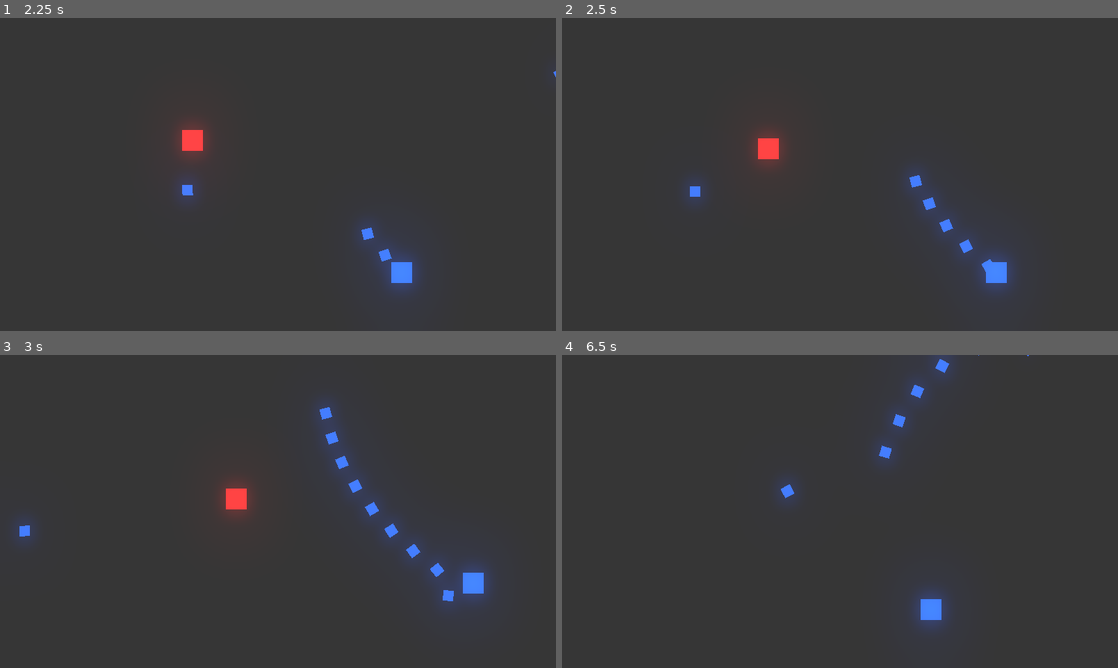
Above: before the commit, frames 1-4 (two rows, left to right).
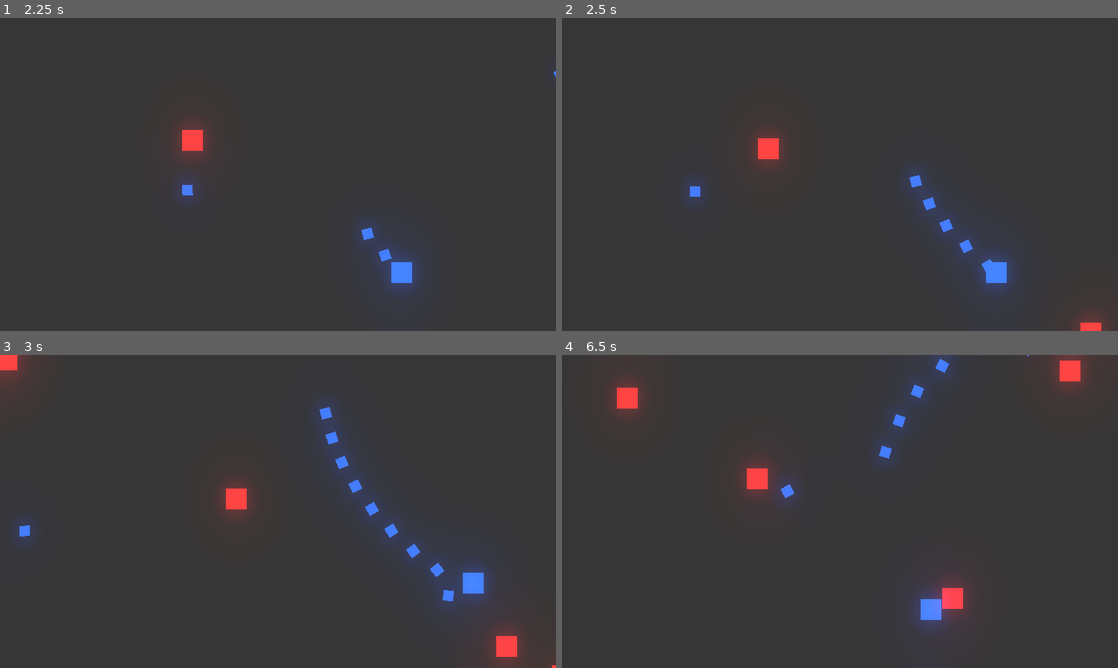
Above: after the commit, the same moments.

Repository: dzdn/PlugWorld_WaveShooter
Game: Godot game, scene res://Arena.tscn
The game is run twice, just before and just after one commit, with the same random seed, the same clock (stepped at 60 frames per second) and the same inputs.
Inputs (mouse positions are in pixels of both pictures, inside the frame that each line leads up to):
- Up to frame 1 (2.25 s): move the mouse to (400, 158) at 0.52 s; press the mouse at (400, 158) at 0.53 s; hold D (move_right) 0.53-1.28 s; move the mouse to (166, 190) at 1.27 s; release the mouse at (166, 190) at 1.28 s; hold S (move_down) 1.28-2.03 s; click (166, 190) at 1.35 s; move the mouse to (333, 105) at 2.02 s; press the mouse at (333, 105) at 2.03 s; hold D (move_right) from 2.03 s (still down)
- Up to frame 2 (2.5 s): keep holding D (move_right)
- Up to frame 3 (3 s): move the mouse to (250, 574) at 2.77 s; release D (move_right) at 2.78 s; release the mouse at (250, 574) at 2.78 s; hold W (move_up) from 2.78 s (still down); click (250, 574) at 2.85 s
- Up to frame 4 (6.5 s): move the mouse to (1006, 558) at 3.52 s; release W (move_up) at 3.53 s; press the mouse at (1006, 558) at 3.53 s; hold A (move_left) 3.53-5.03 s; move the mouse to (673, 464) at 4.27 s; release the mouse at (673, 464) at 4.28 s; click (673, 464) at 4.35 s; move the mouse to (867, 511) at 5.02 s; press the mouse at (867, 511) at 5.03 s; hold S (move_down) 5.03-5.78 s; move the mouse to (756, 433) at 5.77 s; release the mouse at (756, 433) at 5.78 s; hold D (move_right) from 5.78 s (still down); click (756, 433) at 5.85 s

Frame 1 is identical in both runs. In frame 2, 0.3% of the frame differs, in the area x 92-99%, y 94-100%; in frame 3, 1.1%; in frame 4, 2.6%, in the area x 8-95%, y 0-84%.

Commit message:
Add enemy spawning with timer

Diff:
--- a/Arena.gd
+++ b/Arena.gd
@@ -1,7 +1,17 @@
 extends Node2D
+
+var enemy_1 = preload("res://Enemy.tscn")
 
 func _ready():
 	Global.node_creation_parent = self
 
 func _exit_tree():
 	Global.node_creation_parent = null
+
+func _on_EnemySpawnTimer_timeout():
+	var enemy_position = Vector2(rand_range(-160, 670), rand_range(-90, 390))
+
+	while enemy_position.x < 640 and enemy_position.x > -80 or enemy_position.y < 360 and enemy_position.y > -45:
+		enemy_position = Vector2(rand_range(-160, 670), rand_range(-90, 390))
+
+	Global.instance_node(enemy_1, enemy_position, self)
--- a/Arena.tscn
+++ b/Arena.tscn
@@ -22,3 +22,8 @@
 
 [node name="Enemy" parent="." instance=ExtResource( 3 )]
 position = Vector2( 67, 75 )
+
+[node name="EnemySpawnTimer" type="Timer" parent="."]
+autostart = true
+
+[connection signal="timeout" from="EnemySpawnTimer" to="." method="_on_EnemySpawnTimer_timeout"]
